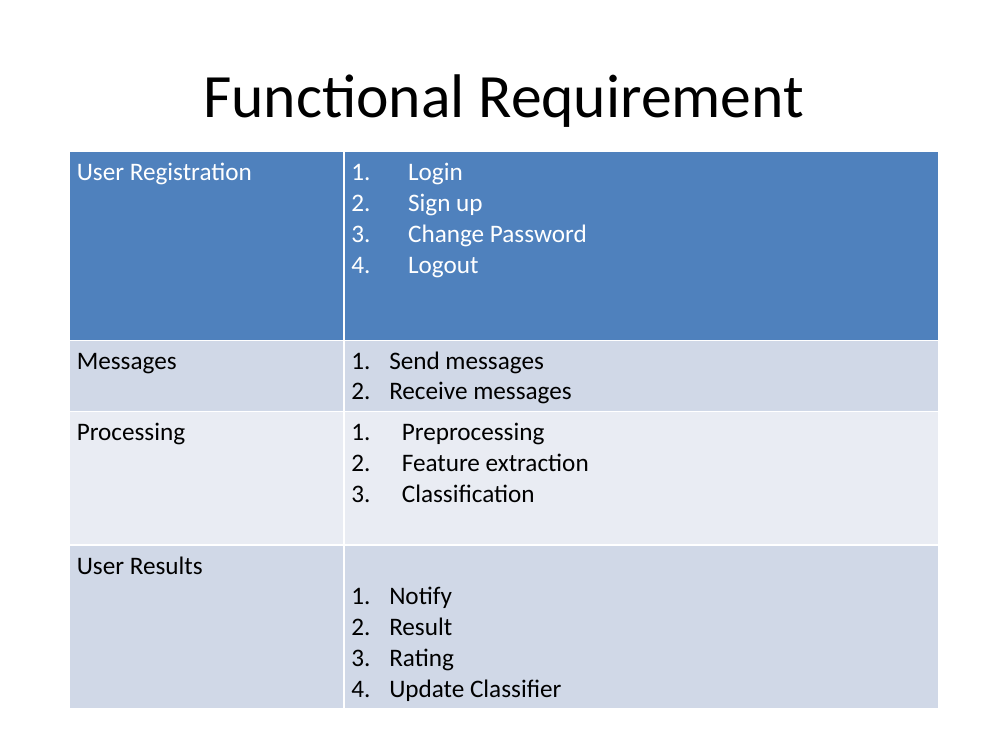
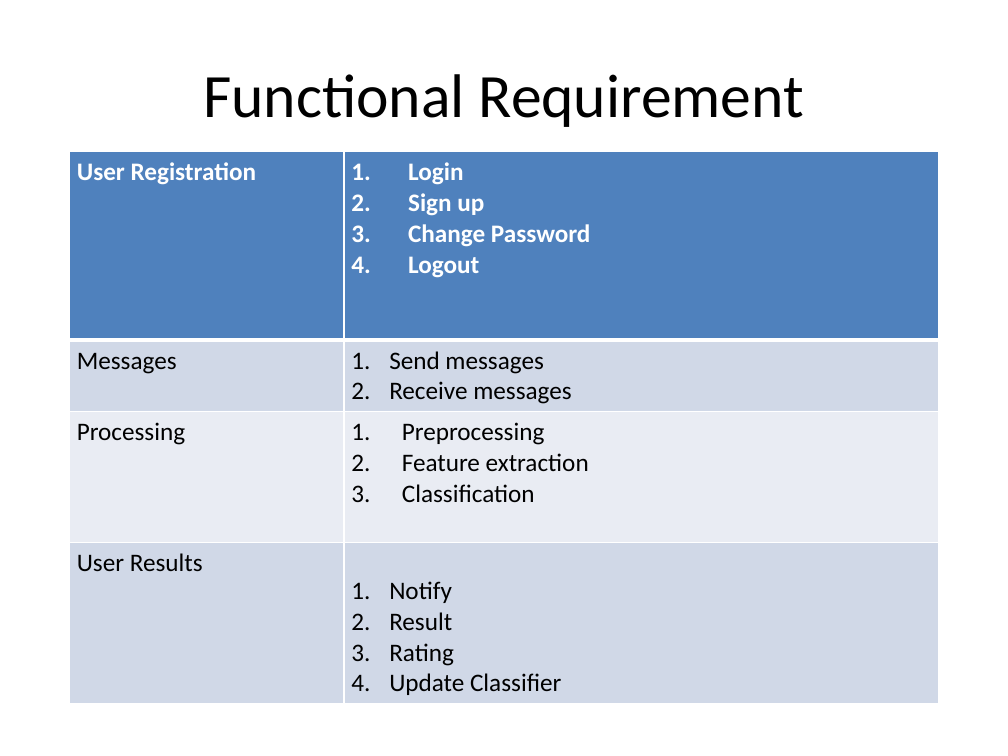
Before and after one commit to DevJohnIbrahim/SSM-GP, a slide deck: slide 8 of SRS/Presentation.pptx. Drawn at 1008x756 pixels with LibreOffice and Linux fonts; fonts in the diff are those of the drawing. Boxes give left, top, right and bottom in pixels: in the first picture for what was removed or moved away, otherwise in the second. Text is boxed around its words. In the diff, an @@ line names an element or a change of style, - is before the commit and + after.

```diff
--- a/SRS/Presentation.pptx
+++ b/SRS/Presentation.pptx
@@ table at (70, 152, 938, 699) @@
@@ fill #D0D8E8 to #D0D8E7 in 4 cells @@
@@ fill #E9EDF4 to #E9ECF3 in row 3 @@
@@ bold on in "User Registration", "Login", "Sign up", "Change Password" and 1 more places @@
@@ indent changed @@
@@ borders changed @@
```
Also in this commit, not shown: 7 other slides changed, 2 slides added.
